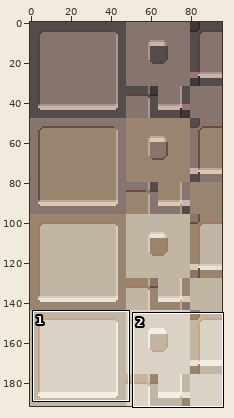
One commit to this sprite sheet: assets/tiles.png. Above, an overview of the earlier version with the close-up marked.
Close-up. Old version:
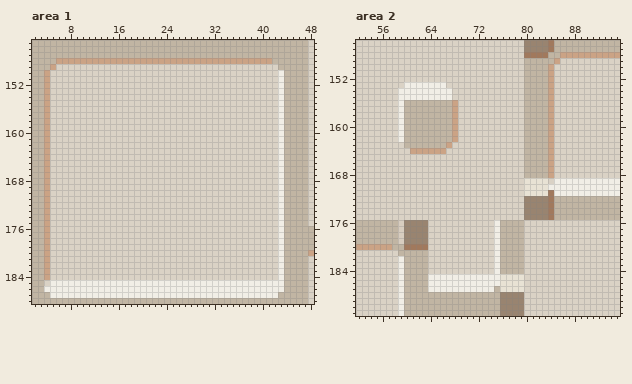
The file is 96x192 pixels. Colours within 5 levels of each other are drawn and written as one. Shown: area 1: x 2..48, y 145..188; area 2: x 52..95, y 146..191.
After:
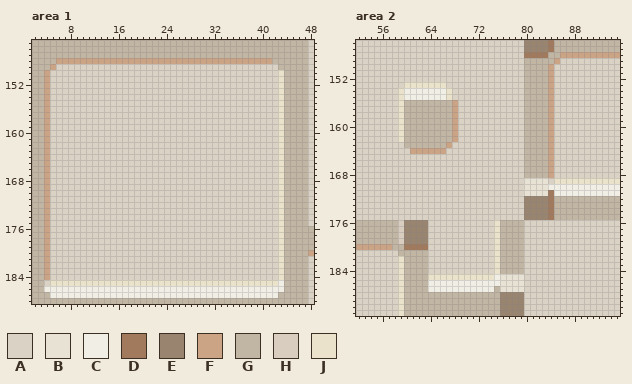
Palette (. is transparent): A #dad2c5  B #e8e2d4  C #f1eee6  D #a1795d  E #998470  F #cba385  G #c1b5a3  H #d8cdbf  J #eae2cb
Diff:
Area 1:
y 150..184: x 43 C -> J
y 185: x 5..42 CCCCCCCCCCCCCCCCCCCCCCCCCCCCCCCCCCCCCC -> JJJJJJJJJJJJJJJJJJJJJJJJJJJJJJJJJJJJJJ
Area 2:
y 153: x 60..66 CCCCCCC -> JJJJJJJ
y 154..155: x 59 C -> J; x 67 C -> J
y 156..162: x 59 C -> J
y 169: x 85..95 CCCCCCCCCCC -> JJJJJJJJJJJ
y 176..181: x 75 C -> J
y 182..184: x 59 C -> J; x 75 C -> J
y 185: x 59 C -> J; x 64..74 CCCCCCCCCCC -> JJJJJJJJJJJ
y 186..191: x 59 C -> J
Boxes around the changes in both close-ups, in picture pixels (x1, y1, x2, y2):
changed: (50, 70, 284, 286)
changed: (398, 82, 452, 142)
changed: (554, 178, 620, 184)
changed: (428, 220, 500, 280)
changed: (398, 256, 404, 316)
